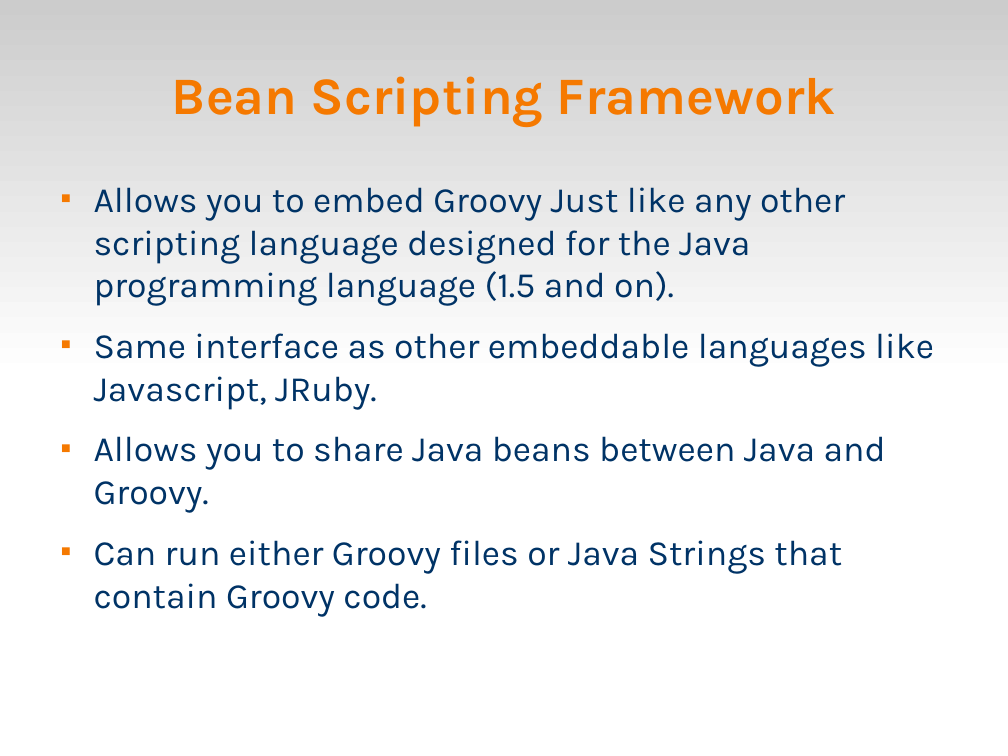
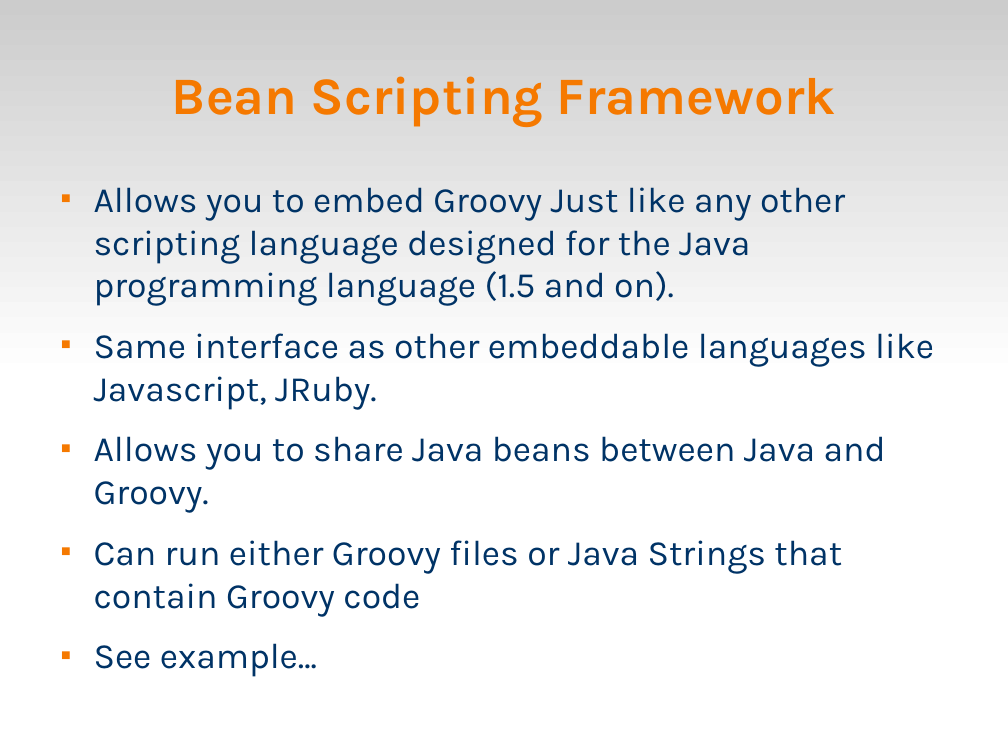
Before and after one commit to veltzer/demos, a slide deck: slide 30 of groovy/doc/groovy.odp. Drawn at 1008x756 pixels with LibreOffice and Linux fonts; fonts in the diff are those of the drawing. Boxes give left, top, right and bottom in pixels: in the first picture for what was removed or moved away, otherwise in the second. Text is boxed around its words. In the diff, an @@ line names an element or a change of style, - is before the commit and + after.

```diff
--- a/groovy/doc/groovy.odp
+++ b/groovy/doc/groovy.odp
@@ text at bbox=[94, 540, 842, 677]: text changed @@
-■ Can run either Groovy files or Java Strings that contain Groovy code.
+■ Can run either Groovy files or Java Strings that contain Groovy code
+■ See example...
```
Also in this commit, not shown: 1 other slide changed, 4 slides added, 2 other files.
